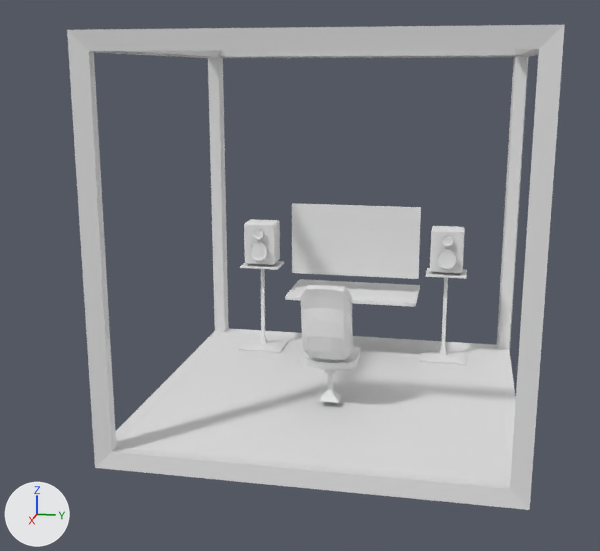
The Blender file blendFiles/desktut-1a.blend as it was, and as the next commit left it.
Before and after are seen from a 50 mm camera at (25.7, 3.9, 4.9) aimed at (-0.1, -1.2, -1.6). The lights are fixed; the arrows at lower left show +X, +Y and +Z.

The scene before the commit, as lines of its bpy script (objects in view):
```python
ob_chair_backrest = bpy.data.objects.new('chair_backrest', me_cube_003)
ob_chair_backrest.location = (1.78, 0.0, -2.47)
ob_chair_backrest.rotation_euler = (0.0, 0.515, 0.0)  # degrees (0, 30, 0)
ob_chair_backrest.scale = (0.24, 0.748, 1.22)
ob_chair_seat = bpy.data.objects.new('chair_seat', me_cube_004)
ob_chair_seat.location = (0.94, 0.0, -3.85)
ob_chair_seat.rotation_euler = (0.0, 1.702, 3.142)  # degrees (0, 98, 180)
ob_chair_seat.scale = (0.143, 0.84, 0.813)
ob_chair_stand = bpy.data.objects.new('chair_stand', me_cube_005)
ob_chair_stand.location = (0.94, 0.0, -3.85)
ob_chair_stand.rotation_euler = (0.0, 1.702, 3.142)  # degrees (0, 98, 180)
ob_chair_stand.scale = (0.111, 0.654, 0.633)
ob_desk_top = bpy.data.objects.new('desk_top', me_cube_016)
ob_desk_top.location = (-4.31, 0.0, -3.16)
ob_desk_top.rotation_euler = (0.0, 1.571, 0.0)  # degrees (0, 90, 0)
ob_desk_top.scale = (0.0662, 2.37, 1.32)
ob_enclosure = bpy.data.objects.new('enclosure', me_cube)
ob_enclosure.location = (0.0, 0.0, 0.0)
ob_monitor = bpy.data.objects.new('monitor', me_cube_015)
ob_monitor.location = (-4.31, 0.0, -1.2)
ob_monitor.scale = (0.0659, 2.37, 1.32)
ob_spkr_1_body = bpy.data.objects.new('spkr_1_body', me_cube_009)
ob_spkr_1_body.location = (-4.05, 3.38, -1.32)
ob_spkr_1_body.rotation_euler = (0.0, 0.0, 1.571)  # degrees (0, 0, 90)
ob_spkr_1_body.scale = (0.579, 0.444, 0.763)
ob_spkr_1_cones = bpy.data.objects.new('spkr_1_cones', me_cube_010)
ob_spkr_1_cones.location = (-3.44, 3.38, -1.22)
ob_spkr_1_cones.rotation_euler = (0.0, 0.0, 1.571)  # degrees (0, 0, 90)
ob_spkr_1_cones.scale = (0.579, 1.26, 0.763)
ob_spkr_2_body = bpy.data.objects.new('spkr_2_body', me_cube_012)
ob_spkr_2_body.location = (-4.05, -3.47, -1.32)
ob_spkr_2_body.rotation_euler = (0.0, 0.0, 1.571)  # degrees (0, 0, 90)
ob_spkr_2_body.scale = (0.579, 0.444, 0.763)
ob_stand_2 = bpy.data.objects.new('stand_2', me_cube_011)
ob_stand_2.location = (-4.05, 3.38, -1.32)
ob_stand_2.rotation_euler = (0.0, 0.0, 1.571)  # degrees (0, 0, 90)
ob_stand_2.scale = (0.762, 0.585, 0.763)
# also in view: 'stand_1' at (-4.0, -3.5, -3.8)
```
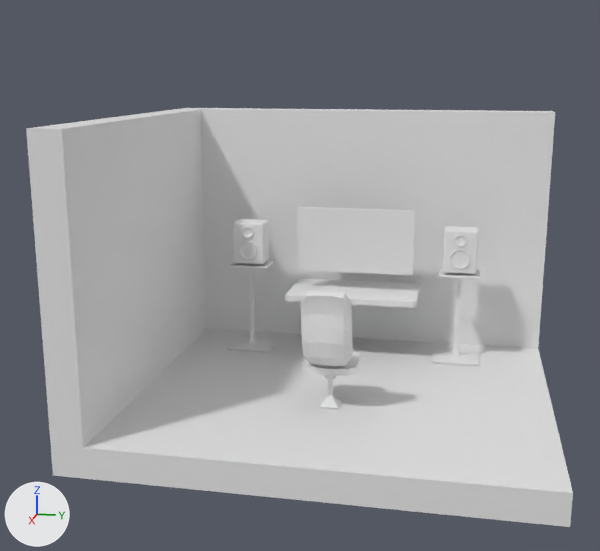
ob_room_cutout is not drawn itself; it is used by a modifier of ob_room_proper.

Changed parts and their boxes (x1, y1, x2, y2) in the pictures (600 x 551 px):
'room_proper', added
    after: (26, 108, 573, 527)
'enclosure', hidden
    before: (67, 25, 565, 510)
'chair_backrest', moved
    before: (300, 285, 353, 360)
    after: (300, 291, 353, 366)
'desk_top', rescaled (7% taller)
    before: (285, 279, 420, 307)
    after: (285, 278, 420, 308)
'spkr_2_body', moved
    before: (244, 219, 280, 265)
    after: (233, 219, 269, 264)
'spkr_1_body', moved
    before: (430, 226, 465, 273)
    after: (443, 226, 478, 274)
'stand_2', moved
    before: (419, 268, 467, 365)
    after: (432, 269, 480, 366)
'stand_1', moved
    before: (238, 261, 288, 353)
    after: (227, 261, 277, 352)
'chair_seat', moved
    before: (302, 345, 360, 370)
    after: (302, 351, 360, 376)
'spkr_1_cones', moved, rescaled
    before: (437, 235, 456, 269)
    after: (450, 235, 470, 269)
'spkr_2_cones', moved, rescaled
    before: (249, 228, 268, 261)
    after: (239, 227, 257, 259)
'chair_stand', moved
    before: (319, 369, 341, 403)
    after: (319, 375, 341, 409)

Edits to the bpy script that builds the scene:
```text
Change ob_enclosure:
    add ob_enclosure.hide_set(True)
Change ob_chair_backrest:
    ob_chair_backrest.location: (1.78, 0.0, -2.47) -> (1.78, 0.0, -2.67)
Change ob_chair_seat:
    ob_chair_seat.location: (0.94, 0.0, -3.85) -> (0.94, 0.0, -4.05)
Change ob_chair_stand:
    ob_chair_stand.location: (0.94, 0.0, -3.85) -> (1.09, 0.0, -4.82)
Change ob_spkr_1_body:
    ob_spkr_1_body.location: (-4.05, 3.38, -1.32) -> (-4.05, 3.85, -1.32)
Change ob_spkr_1_cones:
    ob_spkr_1_cones.location: (-3.44, 3.38, -1.22) -> (-3.6, 3.85, -1.22)
    ob_spkr_1_cones.scale: (0.579, 1.26, 0.763) -> (0.579, 1.92, 0.763)
Change ob_stand_2:
    ob_stand_2.location: (-4.05, 3.38, -1.32) -> (-4.05, 3.85, -1.32)
Change ob_spkr_2_body:
    ob_spkr_2_body.location: (-4.05, -3.47, -1.32) -> (-4.05, -3.9, -1.32)
Change ob_spkr_2_cones:
    ob_spkr_2_cones.location: (-3.44, -3.47, -1.22) -> (-3.6, -3.9, -1.22)
    ob_spkr_2_cones.scale: (0.579, 1.26, 0.763) -> (0.579, 1.92, 0.763)
Change ob_stand_1:
    ob_stand_1.location: (-4.05, -3.47, -1.32) -> (-4.05, -3.9, -1.32)
Change ob_desk_top:
    ob_desk_top.scale: (0.0662, 2.37, 1.32) -> (0.11, 2.37, 1.32)
Add ob_room_cutout:
    ob_room_cutout = bpy.data.objects.new('room_cutout', me_cube_015.copy())  # the mesh of ob_monitor
    ob_room_cutout.location = (0.472, 0.796, -0.522)
    ob_room_cutout.scale = (-6.38, -7.15, -4.94)
    ob_room_cutout.hide_set(True)
Add ob_room_proper:
    ob_room_proper = bpy.data.objects.new('room_proper', me_cube_015.copy())  # the mesh of ob_monitor
    ob_room_proper.location = (-0.77, -0.2, -1.48)
    ob_room_proper.scale = (-6.38, -7.15, -4.94)
    _m = ob_room_proper.modifiers.new('Boolean', 'BOOLEAN')
    _m.object = ob_room_cutout
    _m.solver = 'FLOAT'
```
